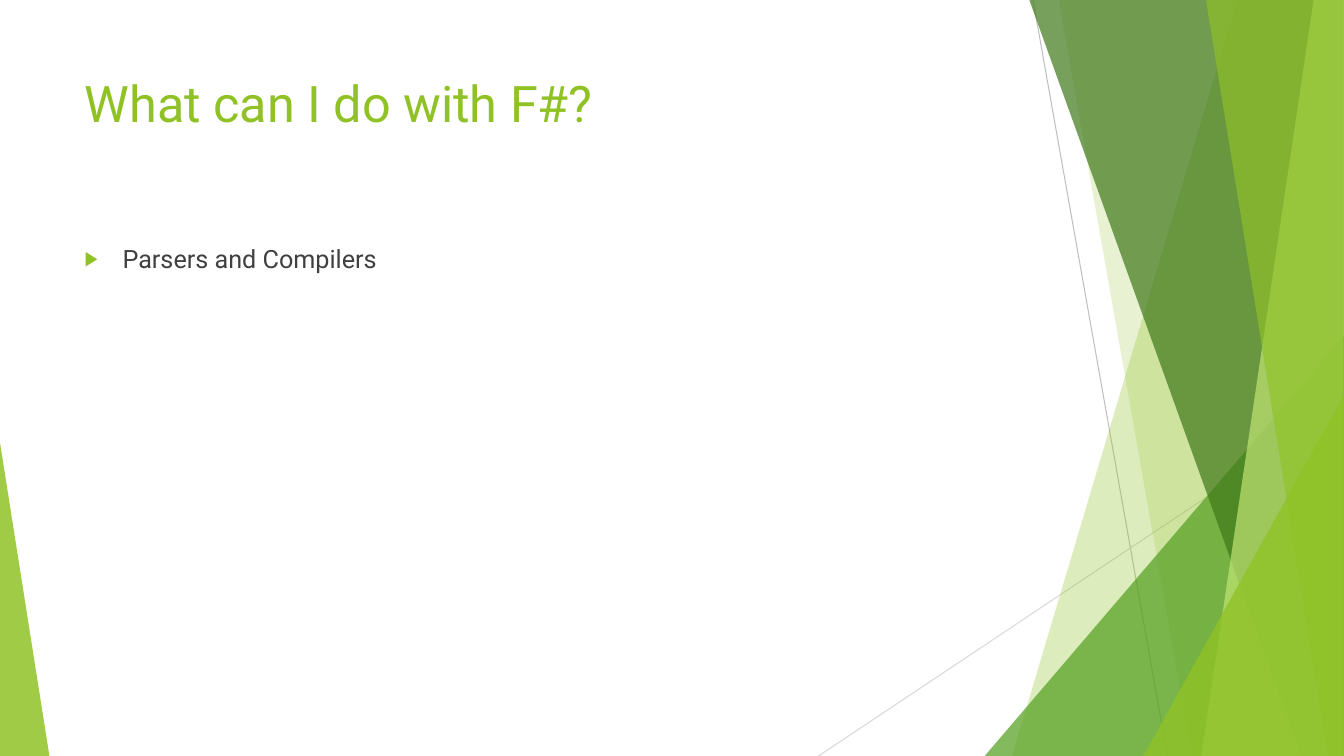
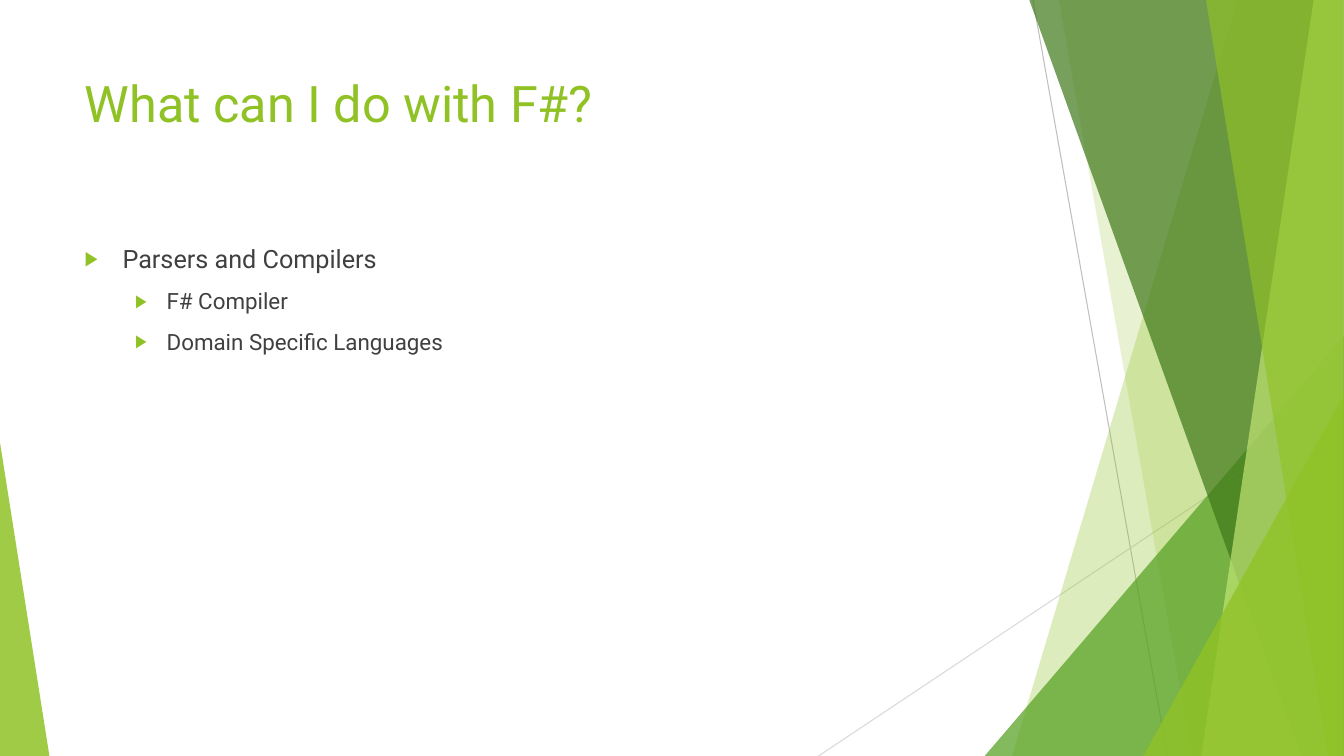
Before and after one commit to danielepo/F-Bootcamp, a slide deck: slide 18 of Presentation/Functional Programming with FSharp.pptx. Drawn at 1344x756 pixels with LibreOffice and Linux fonts; fonts in the diff are those of the drawing. Boxes give left, top, right and bottom in pixels: in the first picture for what was removed or moved away, otherwise in the second. Text is boxed around its words. In the diff, an @@ line names an element or a change of style, - is before the commit and + after.

```diff
--- a/Presentation/Functional Programming with FSharp.pptx
+++ b/Presentation/Functional Programming with FSharp.pptx
@@ text at (167, 292, 442, 355): paragraphs added @@
+  ▶ F# Compiler
+  ▶ Domain Specific Languages
```
Also in this commit, not shown: 5 other slides changed.
